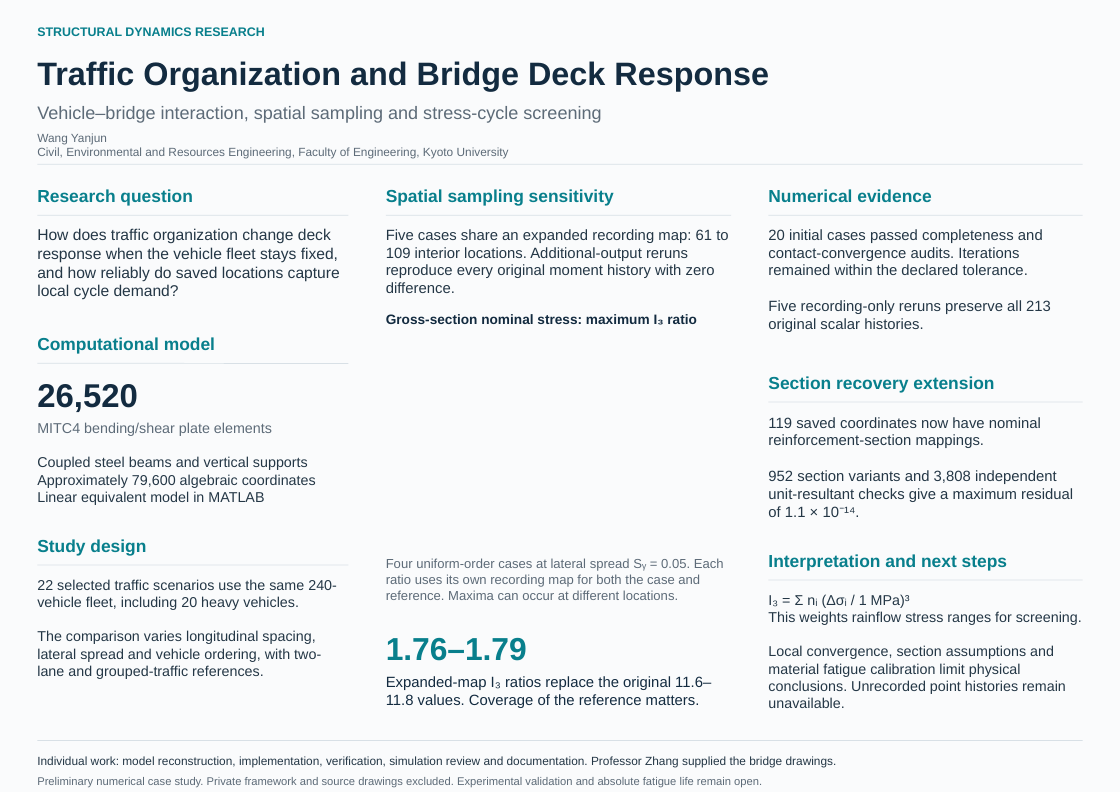
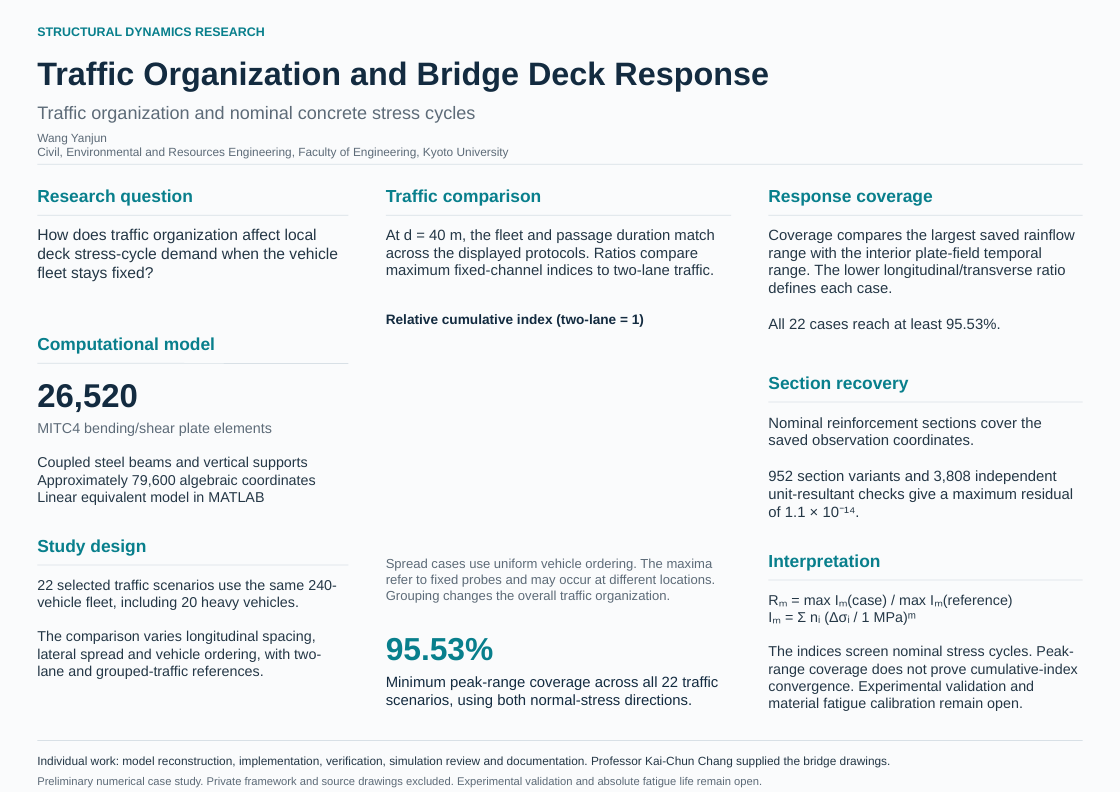
Before and after one commit to AkaiSora1337/vbi-research-case-study, a slide deck: slide 1 of poster/VBI_research_poster.pptx. Drawn at 1120x792 pixels with LibreOffice and Linux fonts; fonts in the diff are those of the drawing. Boxes give left, top, right and bottom in pixels: in the first picture for what was removed or moved away, otherwise in the second. Text is boxed around its words. In the diff, an @@ line names an element or a change of style, - is before the commit and + after.

Commit message:
Present final traffic results and coverage; correct Kai-Chun Chang acknowledgement
Replace recording-map comparisons with the 22-case results, final R3/R5
comparison and peak-range coverage. Update the poster, figures, abstract
and contribution/disclosure statements.

```diff
--- a/poster/VBI_research_poster.pptx
+++ b/poster/VBI_research_poster.pptx
@@ text at [37,106,475,123]: text changed @@
-Vehicle–bridge interaction, spatial sampling and stress-cycle screening
+Traffic organization and nominal concrete stress cycles
@@ text at [386,189,542,206]: text changed @@
-Spatial sampling sensitivity
+Traffic comparison
@@ text at [768,190,932,206]: text changed @@
-Numerical evidence
+Response coverage
@@ text at [37,228,338,281]: text changed @@
-How does traffic organization change deck response when the vehicle fleet stays fixed, and how reliably do saved locations capture local cycle demand?
+How does traffic organization affect local deck stress-cycle demand when the vehicle fleet stays fixed?
@@ text at [386,229,714,275]: text changed @@
-Five cases share an expanded recording map: 61 to 109 interior locations. Additional-output reruns reproduce every original moment history with zero difference.
+At d = 40 m, the fleet and passage duration match across the displayed protocols. Ratios compare maximum fixed-channel indices to two-lane traffic.
@@ text at [768,229,1075,329]: text changed @@
-20 initial cases passed completeness and contact-convergence audits. Iterations remained within the declared tolerance.
-Five recording-only reruns preserve all 213 original scalar histories.
+Coverage compares the largest saved rainflow range with the interior plate-field temporal range. The lower longitudinal/transverse ratio defines each case.
+All 22 cases reach at least 95.53%.
@@ text at [386,314,644,327]: text changed @@
-Gross-section nominal stress: maximum I₃ ratio
+Relative cumulative index (two-lane = 1)
@@ text at [768,376,909,393]: text changed @@
-Section recovery extension
+Section recovery
@@ text at [768,417,1042,445]: text changed @@
-119 saved coordinates now have nominal reinforcement-section mappings.
+Nominal reinforcement sections cover the saved observation coordinates.
@@ text added at [386,558,715,603], 13.9 pt, text #5D6B78 @@
+Spread cases use uniform vehicle ordering. The maxima refer to fixed probes and may occur at different locations. Grouping changes the overall traffic organization.
@@ text at [768,554,880,571]: text changed @@
-Interpretation and next steps
+Interpretation
@@ text at [768,594,1078,711]: text changed @@
-I₃ = Σ nᵢ (Δσᵢ / 1 MPa)³
-This weights rainflow stress ranges for screening.
-Local convergence, section assumptions and material fatigue calibration limit physical conclusions. Unrecorded point histories remain unavailable.
+Rₘ = max Iₘ(case) / max Iₘ(reference)
+Iₘ = Σ nᵢ (Δσᵢ / 1 MPa)ᵐ
+The indices screen nominal stress cycles. Peak-range coverage does not prove cumulative-index convergence. Experimental validation and material fatigue calibration remain open.
@@ text at [386,638,494,661]: text changed; size 13.9 to 33.7 pt; text colour #5D6B78 to #087F8C; bold on @@
-Four uniform-order cases at lateral spread Sᵧ = 0.05. Each ratio uses its own recording map for both the case and reference. Maxima can occur at different locations.
+95.53%
@@ text at [386,676,718,708]: text changed; size 33.7 to 15.9 pt; text colour #087F8C to #132B40; bold off @@
-1.76–1.79
+Minimum peak-range coverage across all 22 traffic scenarios, using both normal-stress directions.
@@ text removed at [386,676,711,708] @@
-Expanded-map I₃ ratios replace the original 11.6–11.8 values. Coverage of the reference matters.
@@ text at [37,756,891,768]: text changed @@
-Individual work: model reconstruction, implementation, verification, simulation review and documentation. Professor Zhang supplied the bridge drawings.
+Individual work: model reconstruction, implementation, verification, simulation review and documentation. Professor Kai-Chun Chang supplied the bridge drawings.
```
Also in this commit, not shown: 12 other files.
